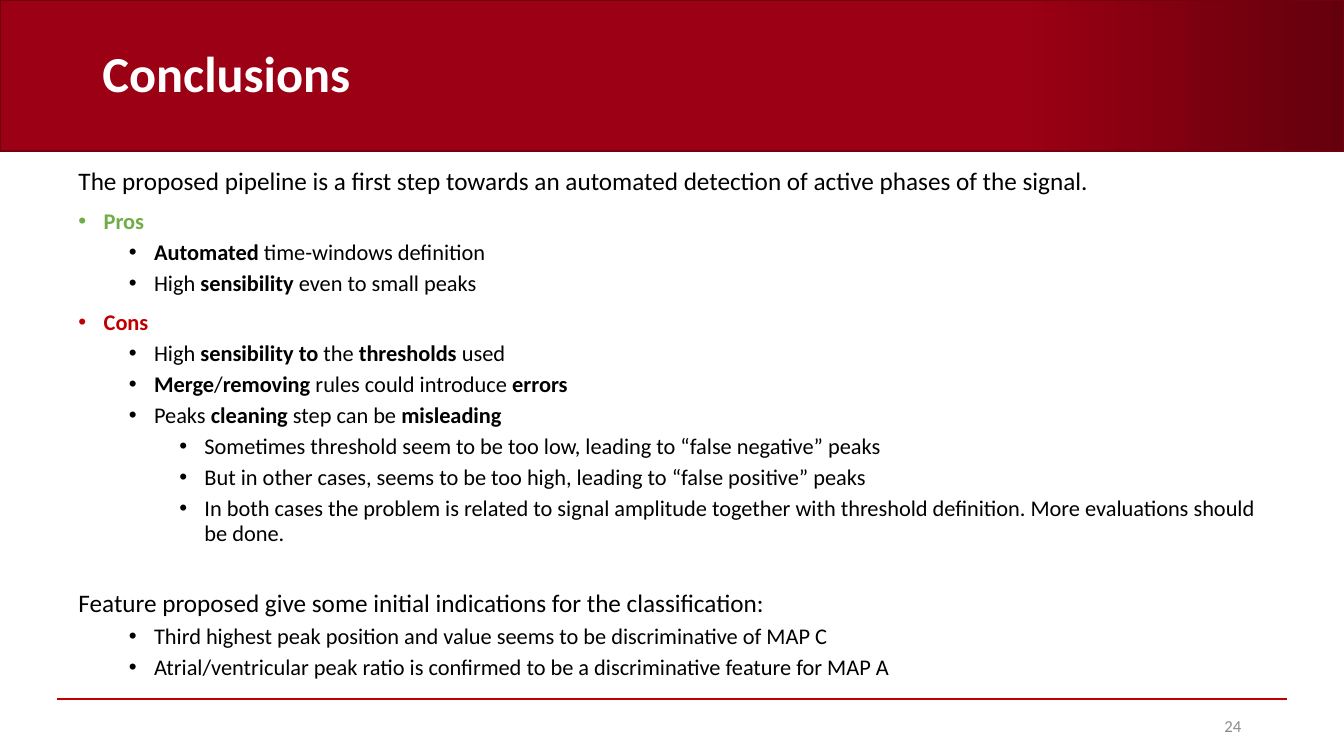
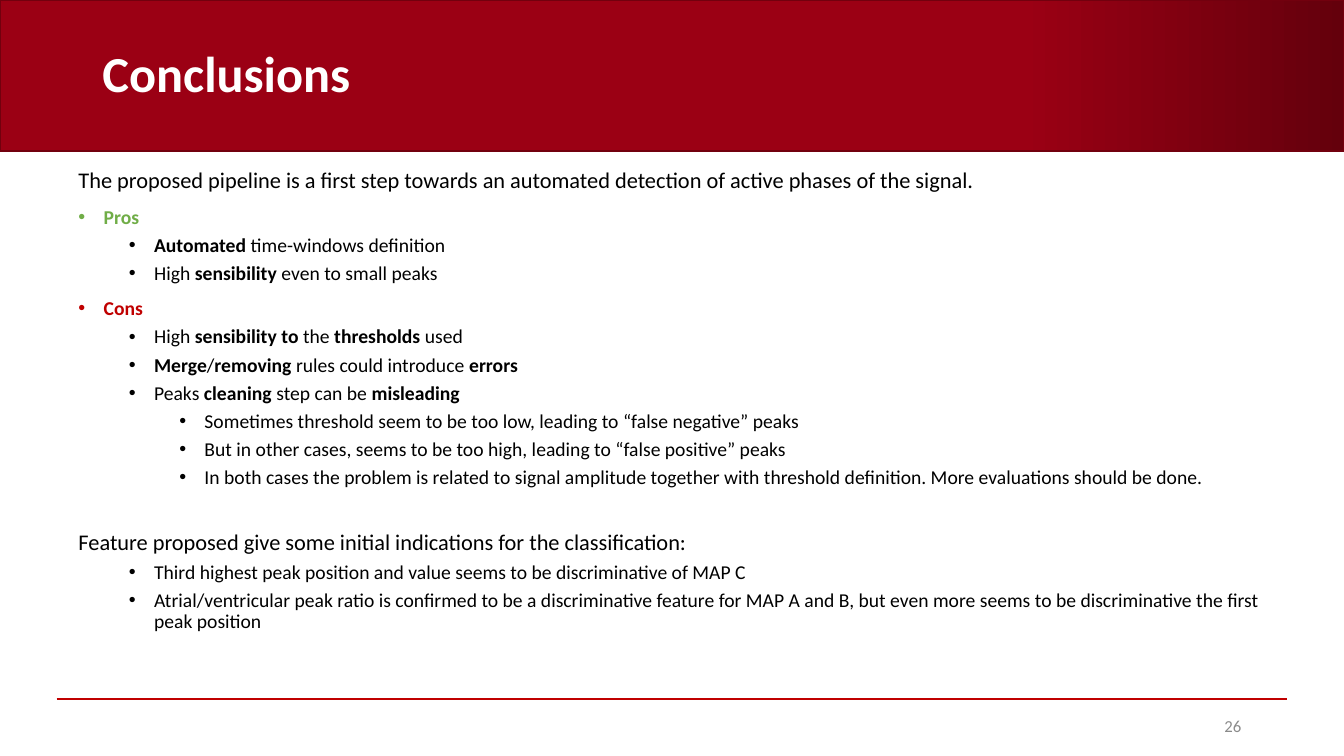
Before and after one commit to AndreaCorrado00/Tesi_magistrale_Corrado_Andrea, a slide deck: slide 26 of Documentation/7. Envelope analysis.pptx (slide 24 before the commit). Drawn at 1344x756 pixels with LibreOffice and Linux fonts; fonts in the diff are those of the drawing; background and template pictures are left out. Boxes give left, top, right and bottom in pixels: in the first picture for what was removed or moved away, otherwise in the second. Text is boxed around its words. In the diff, an @@ line names an element or a change of style, - is before the commit and + after.

```diff
--- a/Documentation/7. Envelope analysis.pptx
+++ b/Documentation/7. Envelope analysis.pptx
@@ text at [78,172,1202,583]: size 18 to 16 pt in "The proposed pipeline is a first step ...", "Feature proposed give some initial indications for ..."; size 16 to 14 pt in "Pros", "Automated time-windows definition", "High sensibility even to small peaks", "Cons" and 7 more places @@
@@ text at [154,593,1258,631]: text changed; size 16 to 14 pt @@
-  • Atrial/ventricular peak ratio is confirmed to be a discriminative feature for MAP A
+  • Atrial/ventricular peak ratio is confirmed to be a discriminative feature for MAP A and B, but even more seems to be discriminative the first peak position
@@ page number at [1224,721,1241,732]: text changed @@
-24
+26
```
Also in this commit, not shown: 18 other slides changed, 11 slides added, 4 slides removed.
